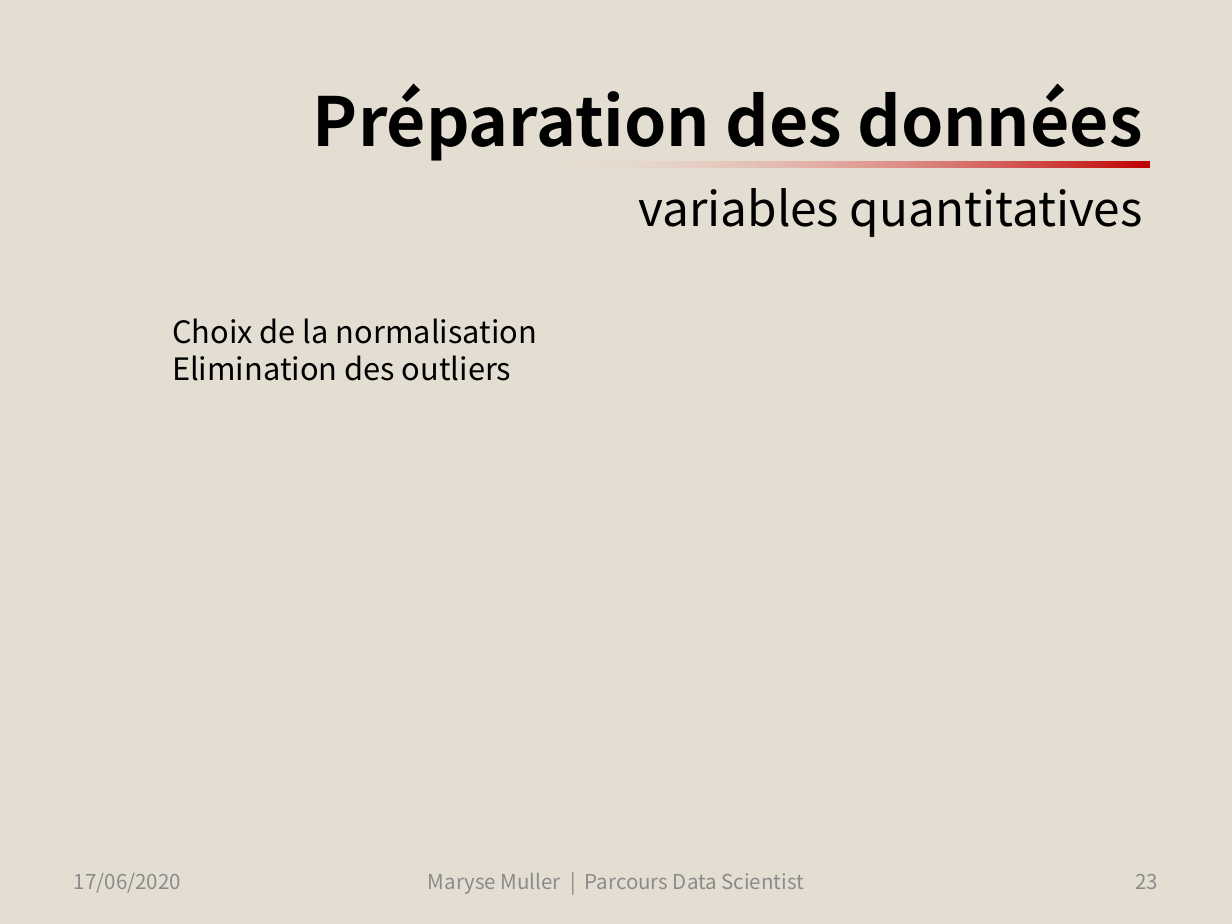
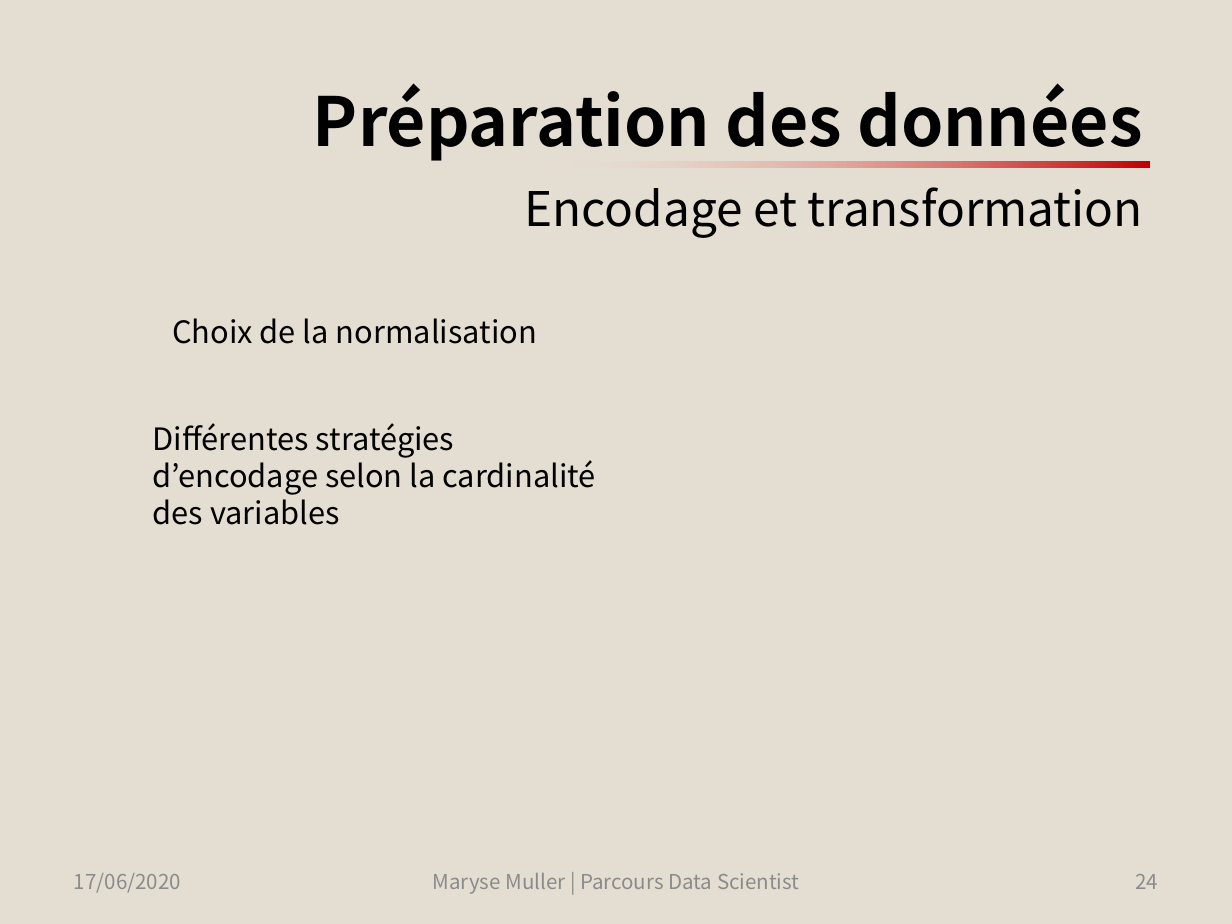
Before and after one commit to SmellyArmure/OC_DS_Project4, a slide deck: slide 24 of PRESENTATION/Projet4.pptx (slide 23 before the commit). Drawn at 1232x924 pixels with LibreOffice and Linux fonts; fonts in the diff are those of the drawing. Boxes give left, top, right and bottom in pixels: in the first picture for what was removed or moved away, otherwise in the second. Text is boxed around its words. In the diff, an @@ line names an element or a change of style, - is before the commit and + after.

```diff
--- a/PRESENTATION/Projet4.pptx
+++ b/PRESENTATION/Projet4.pptx
@@ title at [313, 83, 1143, 238]: text changed @@
-Préparation des données
-variables quantitatives
+Préparation des données
+Encodage et transformation
@@ text at [172, 355, 511, 381]: paragraph removed @@
-Elimination des outliers
@@ text added at [153, 423, 596, 525], 18 pt, text #000000 @@
+Différentes stratégies d’encodage selon la cardinalité des variables
@@ text "Maryse Muller | Parcours Data ..." rewrapped from [428, 873, 804, 894] to [432, 873, 799, 894] @@
@@ page number at [1135, 874, 1158, 889]: text changed @@
-23
+24
```
Also in this commit, not shown: 20 other slides changed, 7 slides added, 1 slide removed, 3 other files.
